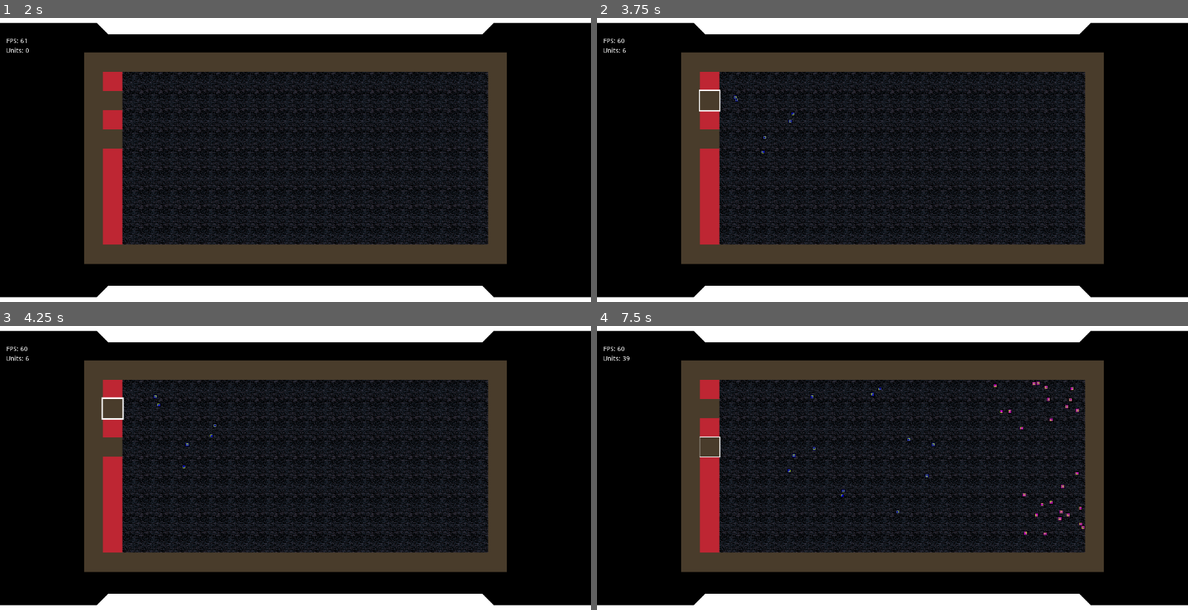
Above: before the commit, frames 1-4 (two rows, left to right).
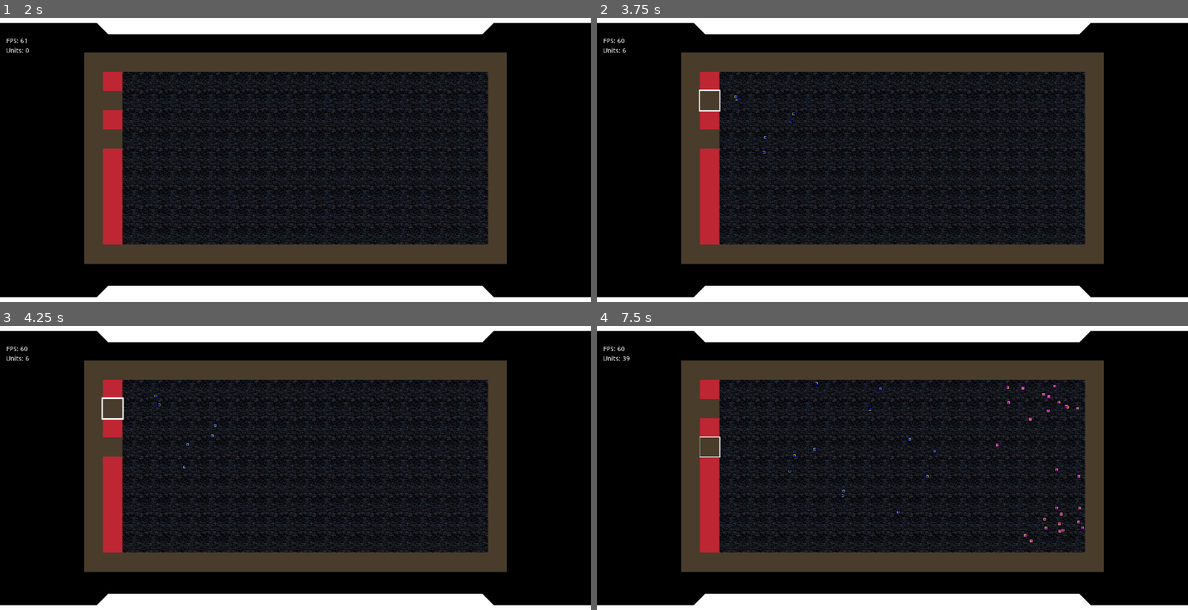
Above: after the commit, the same moments.

Repository: SJPGDD/Displacement
Game: Godot game, scene res://Game/Game.tscn
Same seed, same stepped clock (60 frames per second), same inputs: the game is played once before the commit and once after it.
Inputs (mouse positions are in pixels of both pictures, inside the frame that each line leads up to):
- Up to frame 1 (2 s): click (307, 157) at 0.5 s; click (307, 157) at 1.25 s
- Up to frame 2 (3.75 s): click (709, 100) at 2 s; click (709, 140) at 2.75 s; click (709, 100) at 3.5 s
- Up to frame 3 (4.25 s): no input
- Up to frame 4 (7.5 s): click (709, 448) at 4.25 s; click (709, 408) at 5 s; click (709, 448) at 5.75 s; click (904, 465) at 6.5 s; move the mouse to (1022, 468) at 7.27 s; click (1022, 468) at 7.42 s

Frame 1 is identical in both runs. In frame 2, less than 0.1% of the frame differs, in the area x 23-34%, y 27-49%; in frame 3, less than 0.1%; in frame 4, 0.5%, in the area x 32-83%, y 19-77%.

Commit message:
Unit AI Complete Rewrite

Diff:
--- a/Game/Facilities/Facility.gd
+++ b/Game/Facilities/Facility.gd
@@ -14,7 +14,7 @@
 		unit.direction = Vector2(1, 0).rotated(rand_range(-0.5, 0.5))
 		unit.controller = 0
 
-		$"../../PlayerUnits".add_child(unit)
+		$"../../UnitController/PlayerUnits".add_child(unit)
 
 func get_rect():
 	return Rect2(rect_position, rect_size * rect_scale)
--- a/Game/UI/UI.tscn
+++ b/Game/UI/UI.tscn
@@ -12,8 +12,8 @@
 
 script/source = "extends Label
 
-onready var player_units = $\"/root/Game/World/Terrain/PlayerUnits\"
-onready var enemy_units = $\"/root/Game/World/Terrain/EnemyUnits\"
+onready var player_units = $\"/root/Game/World/Terrain/UnitController/PlayerUnits\"
+onready var enemy_units = $\"/root/Game/World/Terrain/UnitController/EnemyUnits\"
 
 func _process(delta):
 	text = \"Units: \" + str(player_units.get_child_count() + enemy_units.get_child_count())
--- a/Game/Units/Unit.gd
+++ b/Game/Units/Unit.gd
@@ -24,7 +24,7 @@
 export(ControllerType) var controller
 export(Vector2) var direction
 
-onready var extras = $"../../Extras"
+onready var projectiles = $"../../../Projectiles"
 
 var health = 0
 var unit_state = UnitState.MARCHING
@@ -37,20 +37,13 @@
 	_configure_appearance()
 	health = starting_health
 
-func _process(delta):
-	if unit_state != UnitState.DYING:
-		_refresh_target_unit()
-		_execute_AI_state_machine(delta)
-		_check_death()
-
 func take_damage(attack_damage, crit_chance):
 	health -= attack_damage * (1 + int(randf() < crit_chance))
+	_check_death()
 
 func _configure_colliders():
 	set_collision_layer_bit(controller, true)
 	set_collision_mask_bit(controller, false)
-	$SightRadius.set_collision_mask_bit(controller, false)
-	sight_range = $SightRadius/Collider.shape.radius
 
 func _configure_appearance():
 	if controller == ControllerType.PLAYER:
@@ -58,56 +51,31 @@
 	else:
 		$Texture.material = EnemyUnitColor
 
-func _refresh_target_unit():
-	if target_units.empty(): target_unit = null
-	for unit in target_units:
-		if _range(unit) < _range(target_unit):
-			target_unit = unit
-	if _invalid_target(target_unit):
-		unit_state = UnitState.MARCHING
-
-func _execute_AI_state_machine(delta):
-	match unit_state:
-		UnitState.MARCHING: _march(delta)
-		UnitState.SEEKING: _seek()
-		UnitState.ATTACKING: _attack(delta)
-		UnitState.DYING: pass
-
 func _check_death():
 	if health <= 0 and unit_state != UnitState.DYING:
 		unit_state = UnitState.DYING
-		$DeathAnimation.play("Death")
 
-func _march(delta):
+func march(delta):
 	var collision = move_and_collide(direction * movement_speed * delta)
 	if collision != null and collision.collider.is_in_group("Terrain"):
 		direction = direction.reflect(collision.normal.rotated(PI / 2)).rotated(rand_range(-0.5, 0.5))
 
-func _seek():
+func seek():
 	move_and_slide(_direction(target_unit) * movement_speed)
-	var unit_range = _range(target_unit)
-	if unit_range > sight_range:
-		unit_state = UnitState.MARCHING
-	elif unit_range < attack_range:
-		unit_state = UnitState.ATTACKING
 
-func _attack(delta):
+func attack(delta):
+	if _invalid_target(target_unit):
+		target_unit = null; unit_state = UnitState.MARCHING; return
+
 	cooldown_timer -= delta
 	if cooldown_timer <= 0:
 		cooldown_timer = attack_cooldown
 		target_unit.take_damage(attack_damage, crit_chance)
-		extras.add_child(Laser.instance().setup(controller, position, target_unit.position))
+		projectiles.add_child(Laser.instance().setup(controller, position, target_unit.position))
 
-func _spotted_opposing_unit(unit):
-	if unit_state != UnitState.DYING:
-		target_units.append(unit)
-		unit_state = UnitState.SEEKING
-
-func _unspotted_opposing_unit(unit):
-	if unit_state != UnitState.DYING:
-		target_units.remove(target_units.find(unit))
-		if target_units.size() == 0:
-			unit_state = UnitState.MARCHING
+func die():
+	if $DeathAnimation.current_animation == "":
+		$DeathAnimation.play("Death")
 
 func _direction(unit):
 	return (unit.position - position).normalized()
--- a/Game/Units/Unit.tscn
+++ b/Game/Units/Unit.tscn
@@ -9,12 +9,7 @@
 custom_solver_bias = 0.0
 extents = Vector2( 5, 5 )
 
-[sub_resource type="CircleShape2D" id=2]
-
-custom_solver_bias = 0.0
-radius = 250.0
-
-[sub_resource type="Animation" id=3]
+[sub_resource type="Animation" id=2]
 
 resource_name = "Death"
 length = 0.2
@@ -79,34 +74,12 @@
 
 shape = SubResource( 1 )
 
-[node name="SightRadius" type="Area2D" parent="." index="2"]
-
-input_pickable = true
-gravity_vec = Vector2( 0, 1 )
-gravity = 98.0
-linear_damp = 0.1
-angular_damp = 1.0
-collision_layer = 8
-collision_mask = 3
-audio_bus_override = false
-audio_bus_name = "Master"
-_sections_unfolded = [ "Collision" ]
-
-[node name="Collider" type="CollisionShape2D" parent="SightRadius" index="0"]
-
-shape = SubResource( 2 )
-_sections_unfolded = [ "Transform" ]
-
-[node name="DeathAnimation" type="AnimationPlayer" parent="." index="3"]
+[node name="DeathAnimation" type="AnimationPlayer" parent="." index="2"]
 
 root_node = NodePath("..")
 autoplay = ""
 playback_process_mode = 1
 playback_default_blend_time = 0.0
 playback_speed = 1.0
-anims/Death = SubResource( 3 )
+anims/Death = SubResource( 2 )
 blend_times = [  ]
-
-[connection signal="body_entered" from="SightRadius" to="." method="_spotted_opposing_unit"]
-
-[connection signal="body_exited" from="SightRadius" to="." method="_unspotted_opposing_unit"]
--- a/Game/World/Terrain/EnemyUnitsSpawner.gd
+++ b/Game/World/Terrain/EnemyUnitsSpawner.gd
@@ -5,13 +5,13 @@
 export(PoolStringArray) var spawns_units
 
 onready var spawnable_units = _load_units()
-onready var extras = $"../Extras"
+onready var spawners = $"../../Spawners"
 
 func _process(delta):
 	if randf() < 0.02:
 		var helper = SpawningHelper.new(spawnable_units[0], 1, self, Vector2(-1, 0).rotated(rand_range(-.5, .5)))
 		helper.position = Vector2(500, rand_range(-200, 200))
-		extras.add_child(helper)
+		spawners.add_child(helper)
 
 func _load_units():
 	var units = []
--- a/Game/World/Terrain/Terrain.tscn
+++ b/Game/World/Terrain/Terrain.tscn
@@ -1,11 +1,12 @@
-[gd_scene load_steps=9 format=2]
+[gd_scene load_steps=10 format=2]
 
 [ext_resource path="res://Game/World/Terrain/Tiles/TerrainTileSet.tres" type="TileSet" id=1]
 [ext_resource path="res://Game/World/Terrain/FacilitiesController.gd" type="Script" id=2]
 [ext_resource path="res://Game/Facilities/Facility.tscn" type="PackedScene" id=3]
-[ext_resource path="res://Game/World/Terrain/EnemyUnitsSpawner.gd" type="Script" id=4]
-[ext_resource path="res://Game/World/Terrain/TerrainMovementController.gd" type="Script" id=5]
-[ext_resource path="res://Game/World/Terrain/SelectionController.gd" type="Script" id=6]
+[ext_resource path="res://Game/World/Terrain/UnitController.gd" type="Script" id=4]
+[ext_resource path="res://Game/World/Terrain/EnemyUnitsSpawner.gd" type="Script" id=5]
+[ext_resource path="res://Game/World/Terrain/TerrainMovementController.gd" type="Script" id=6]
+[ext_resource path="res://Game/World/Terrain/SelectionController.gd" type="Script" id=7]
 
 [sub_resource type="CanvasItemMaterial" id=1]
 
@@ -32,7 +33,7 @@
 "values": [ 5.0, 2.0, 5.0 ]
 }
 
-[node name="Terrain" type="TileMap" index="0" groups=[
+[node name="Terrain" type="TileMap" groups=[
 "Terrain",
 ]]
 
@@ -79,20 +80,27 @@
 margin_bottom = 0.0
 spawns_units = PoolStringArray( "Unit" )
 
-[node name="Extras" type="Node2D" parent="." index="1"]
+[node name="Spawners" type="Node2D" parent="." index="1"]
 
-[node name="PlayerUnits" type="Node2D" parent="." index="2"]
+[node name="UnitController" type="Node2D" parent="." index="2"]
+
+script = ExtResource( 4 )
+
+[node name="PlayerUnits" type="Node2D" parent="UnitController" index="0"]
 
 _sections_unfolded = [ "Material", "Transform", "Visibility", "Z Index" ]
 
-[node name="EnemyUnits" type="Node2D" parent="." index="3"]
+[node name="EnemyUnits" type="Node2D" parent="UnitController" index="1"]
 
-script = ExtResource( 4 )
+script = ExtResource( 5 )
 _sections_unfolded = [ "Transform", "Z Index" ]
 spawns_units = PoolStringArray( "Unit" )
 
+[node name="Projectiles" type="Node2D" parent="." index="3"]
+
 [node name="MovementController" type="TextureButton" parent="." index="4"]
 
+editor/display_folded = true
 anchor_left = 0.0
 anchor_top = 0.0
 anchor_right = 0.0
@@ -143,6 +151,7 @@
 
 [node name="SelectionController" type="Polygon2D" parent="." index="5"]
 
+editor/display_folded = true
 visible = false
 material = SubResource( 1 )
 z_index = 2
--- /dev/null
+++ b/Game/World/Terrain/UnitController.gd
@@ -0,0 +1,79 @@
+extends Node2D
+
+var latency = 3
+var threshold = 30
+var update_phase = 0
+var player_units
+var enemy_units
+
+func _process(delta):
+	_get_units()
+	_target_refresh_phase()
+	_unit_update_phase(delta)
+
+func _get_units():
+	player_units = $PlayerUnits.get_children()
+	enemy_units = $EnemyUnits.get_children()
+
+func _target_refresh_phase():
+	var phase = _get_update_phase()
+	var p_refrs = _split_range(phase, latency, player_units, threshold)
+	var e_refrs = _split_range(phase, latency, enemy_units, threshold)
+
+	_execute_target_refresh(player_units, enemy_units, p_refrs)
+	_execute_target_refresh(enemy_units, player_units, e_refrs)
+
+func _execute_target_refresh(side, opp, refrs):
+	var cur_unit
+	var cur_dist
+	var min_dist
+	var min_dist_o
+
+	for i in refrs:
+		cur_unit = side[i]
+		if cur_unit.unit_state == cur_unit.UnitState.DYING: continue
+		cur_unit.target_unit = null
+		cur_unit.unit_state = cur_unit.UnitState.MARCHING
+		min_dist = INF
+		for o in opp:
+			if o.unit_state == o.UnitState.DYING: continue
+			cur_dist = cur_unit.position.distance_to(o.position)
+			if cur_dist < min_dist:
+				min_dist = cur_dist
+				min_dist_o = o
+		if min_dist <= cur_unit.sight_range:
+			cur_unit.target_unit = min_dist_o
+			if min_dist <= cur_unit.attack_range:
+				cur_unit.unit_state = cur_unit.UnitState.ATTACKING
+			else:
+				cur_unit.unit_state = cur_unit.UnitState.ATTACKING
+
+func _unit_update_phase(delta):
+	_execute_unit_update(player_units, delta)
+	_execute_unit_update(enemy_units, delta)
+
+func _execute_unit_update(units, delta):
+	for u in units:
+		match u.unit_state:
+			u.UnitState.MARCHING: u.march(delta)
+			u.UnitState.SEEKING: u.seek()
+			u.UnitState.ATTACKING: u.attack(delta)
+			u.UnitState.DYING: u.die()
+
+func _get_update_phase():
+	var temp = update_phase
+	update_phase += 1
+	if update_phase > latency:
+		update_phase = 1
+	return update_phase
+
+func _split_range(section, count, array, threshold):
+	var size = array.size()
+	if size < threshold: return range(0, size)
+	var idxs = []
+	idxs.resize(count + 1)
+	idxs[0] = 0
+	idxs[count] = size
+	for i in range(1, count):
+		idxs[i] = i * (size / count)
+	return range(idxs[section-1], idxs[section])
Not shown: 1 places in Game/Units/Unit.tscn that only renumber resources
Not shown: 2 places in Game/World/Terrain/Terrain.tscn that only renumber resources
